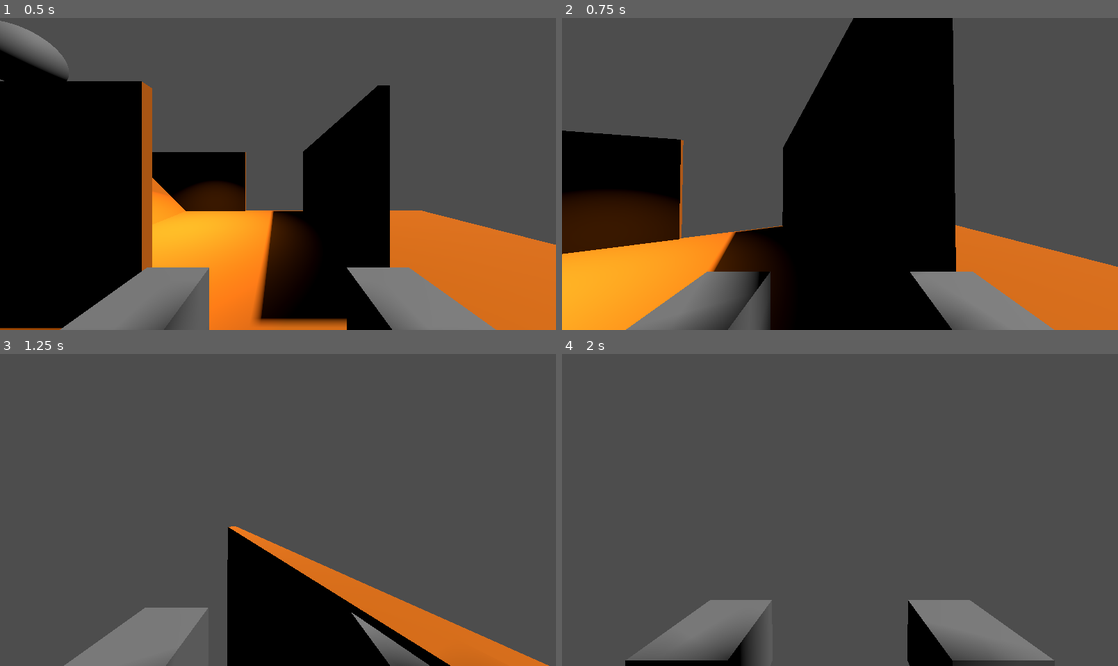
Above: before the commit, frames 1-4 (two rows, left to right).
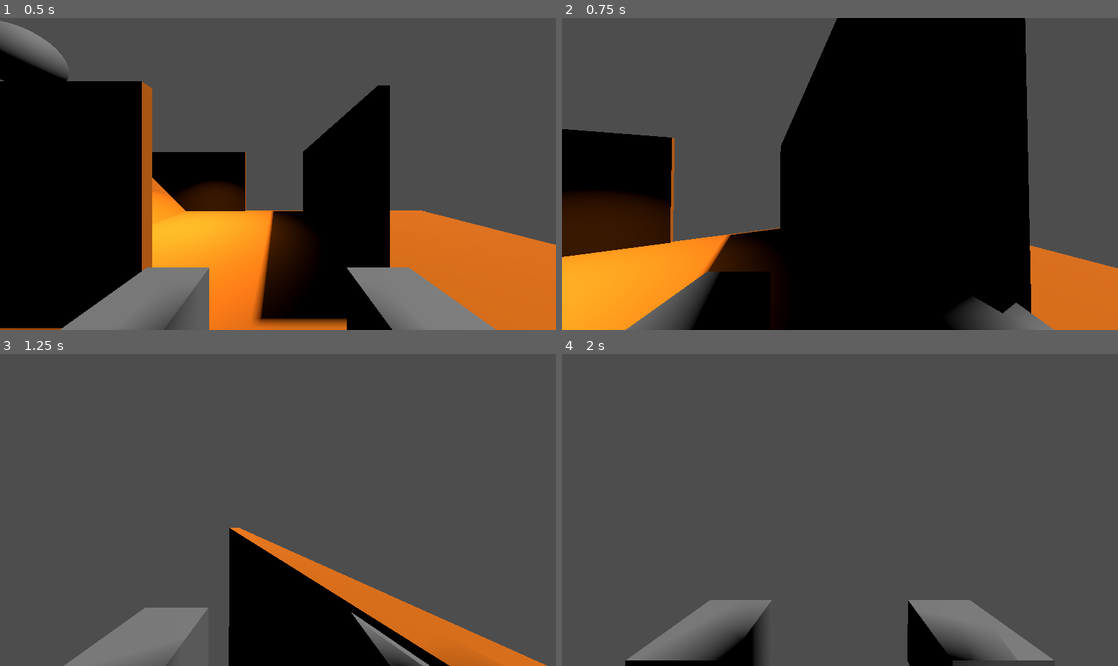
Above: after the commit, the same moments.

Repository: dairefinn/daires-game
Game: Godot game, scene res://Main.tscn
Same seed, same stepped clock (60 frames per second), same inputs: the game is played once before the commit and once after it.
Inputs (mouse positions are in pixels of both pictures, inside the frame that each line leads up to):
- Up to frame 1 (0.5 s): no input
- Up to frame 2 (0.75 s): tap Enter at 0.5 s; move the mouse to (867, 174) at 0.52 s; hold W (forward) from 0.53 s (still down); tap Shift (dash) at 0.6 s
- Up to frame 3 (1.25 s): keep holding W (forward); tap Space (jump) at 0.77 s; tap Ctrl (slide) at 0.8 s
- Up to frame 4 (2 s): keep holding W (forward); move the mouse to (812, 510) at 1.27 s; tap Ctrl (slide) at 1.35 s; tap Space (jump) at 1.52 s; tap Shift (dash) at 1.55 s

Frame 1 is identical in both runs. In frame 2, 20% of the frame differs, in the area x 0-100%, y 0-100%; in frame 3, 0.4%; in frame 4, 1.3%.

Commit message:
Slide vector added

Diff:
--- a/Scripts/PlayerController.gd
+++ b/Scripts/PlayerController.gd
@@ -6,10 +6,12 @@
 @export var ACCELERATION: float = 4.0;
 @export var JUMP_SPEED: float = 4.0;
 @export var LEAN_ANGLE: float = 30;
-@export var DASH_FORCE: float = 10.0;
+@export var DASH_FORCE: float = 20.0;
 @export var DASH_COUNT: int = 2;
+@export var SLIDE_FORCE: float = 10.0;
 @export_range(0, 1) var CAMERA_SENSITIVITY: float = 0.25
 @export var GRAVITY: int = ProjectSettings.get_setting("physics/3d/default_gravity");
+
 
 @onready var body = $Body;
 @onready var head = $Body/Head;
@@ -163,29 +165,21 @@
 		if (dashesUsed > DASH_COUNT):
 			return playerVelocity;
 
-		# All translation references we might need
-		var move_z = Input.get_action_strength("back") - Input.get_action_strength("forward");
-		var move_x = Input.get_action_strength("right") - Input.get_action_strength("left");
+		# Some rotations we might need to angle the dash
 		var headRotateX = head.rotation.x;
 		var playerRotate = rotation.y
 
+		var vectorDash = getMovementVector();
+
 		# Create a vector to represent the dash movement
-		var vectorDash = Vector3(move_x, 0, move_z);
 		vectorDash = vectorDash.rotated(Vector3.UP, playerRotate);
 		vectorDash = vectorDash.rotated(Vector3(1, 0, 0), -headRotateX);
 		vectorDash = vectorDash.normalized();
-		vectorDash = vectorDash * DASH_FORCE;
+		vectorDash *= DASH_FORCE;
 		vectorDash.y = vectorDash.y / 5;
 
 		print_debug("Dash direction: ", vectorDash);
 		playerVelocity += vectorDash;
-
-		# Normalize the values and apply the force in the faced direction
-		#var dash_vector = dash_direction * DASH_FORCE;
-		#print_debug("Dash direction: ", dash_vector);
-
-		# Add the force to the players current velocity vector
-		#playerVelocity -= dash_vector;
 
 	return playerVelocity;
 
@@ -196,5 +190,21 @@
 		return playerVelocity;
 
 	if Input.is_action_just_pressed("slide"):
-		print_debug("Slide")
-	return playerVelocity;
+		# Defines the direction the slide should push the player in
+		var vectorSlide = Vector3(0, 0, -1);
+		var playerRotation = rotation.y;
+		vectorSlide = vectorSlide.rotated(Vector3.UP, playerRotation);
+
+		# Add the slide force to the slide vector
+		vectorSlide *= SLIDE_FORCE;
+
+		playerVelocity += vectorSlide;
+
+	return playerVelocity;
+
+
+func getMovementVector() -> Vector3:
+	# All translation references we might need
+	var move_z = Input.get_action_strength("back") - Input.get_action_strength("forward");
+	var move_x = Input.get_action_strength("right") - Input.get_action_strength("left");
+	return Vector3(move_x, 0, move_z);
--- a/project.godot
+++ b/project.godot
@@ -76,5 +76,6 @@
 slide={
 "deadzone": 0.5,
 "events": [Object(InputEventKey,"resource_local_to_scene":false,"resource_name":"","device":-1,"window_id":0,"alt_press …(182 unchanged characters)…
+, Object(InputEventKey,"resource_local_to_scene":false,"resource_name":"","device":-1,"window_id":0,"alt_pressed":false,"shift_pressed":false,"ctrl_pressed":false,"meta_pressed":false,"pressed":false,"keycode":0,"physical_keycode":4194327,"key_label":0,"unicode":0,"echo":false,"script":null)
 ]
 }
